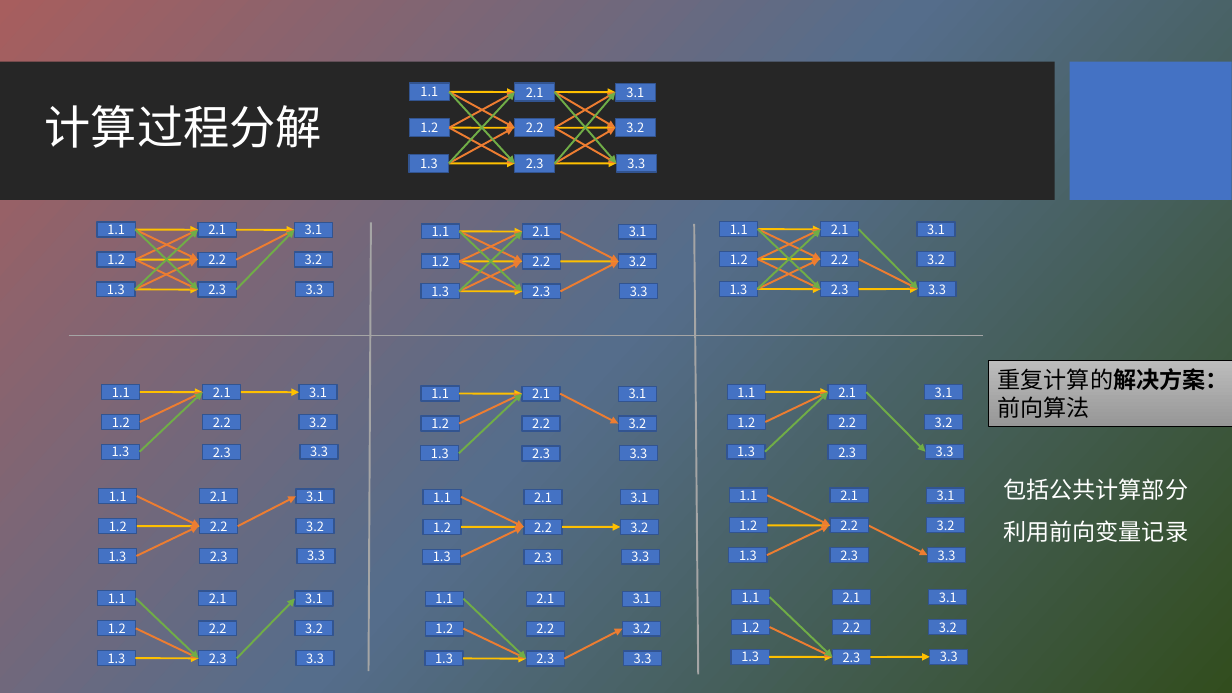
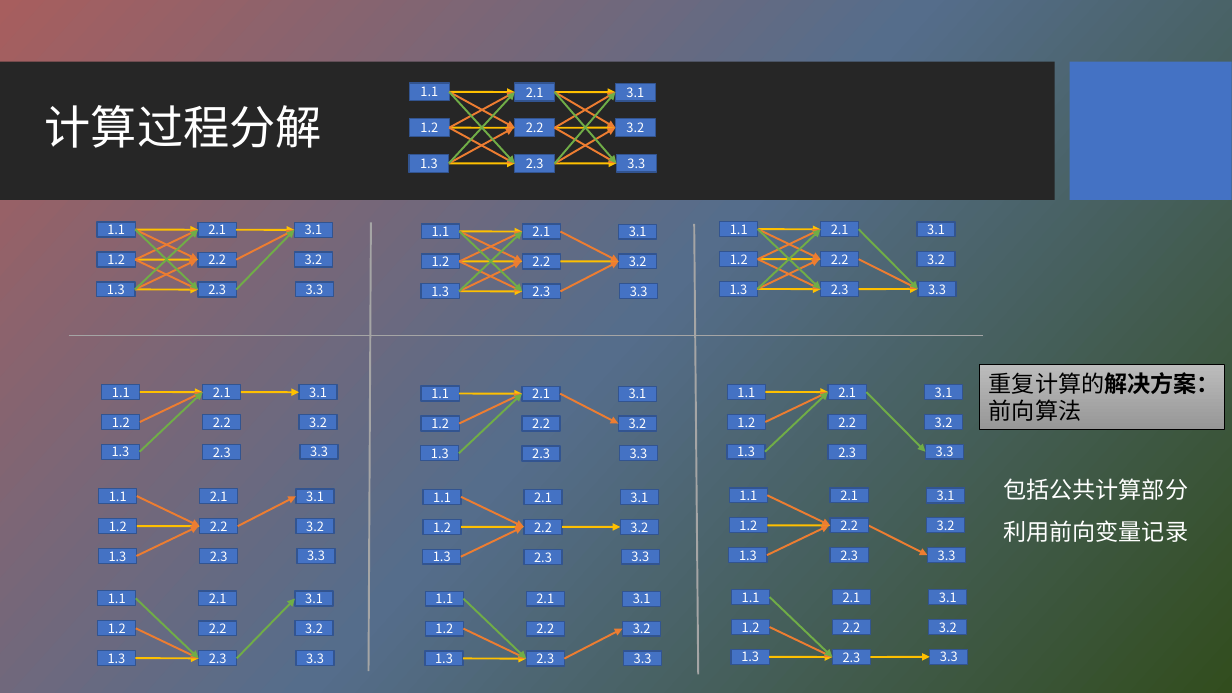
Before and after one commit to HBU/NLP_PPT, a slide deck: slide 14 of PPT-2020/ch04 隐马尔科夫模型.pptx. Drawn at 1232x693 pixels with LibreOffice and Linux fonts; fonts in the diff are those of the drawing; background and template pictures are left out. Boxes give left, top, right and bottom in pixels: in the first picture for what was removed or moved away, otherwise in the second. Text is boxed around its words. In the diff, an @@ line names an element or a change of style, - is before the commit and + after.

```diff
--- a/PPT-2020/ch04 隐马尔科夫模型.pptx
+++ b/PPT-2020/ch04 隐马尔科夫模型.pptx
@@ rectangle "重复计算的解决方案：": place and size @@
-rectangle "重复计算的解决方案：" at [989,361,1232,427]
+rectangle "重复计算的解决方案：" at [980,364,1225,430]
```
Also in this commit, not shown: 9 other slides changed, 1 slide added.
